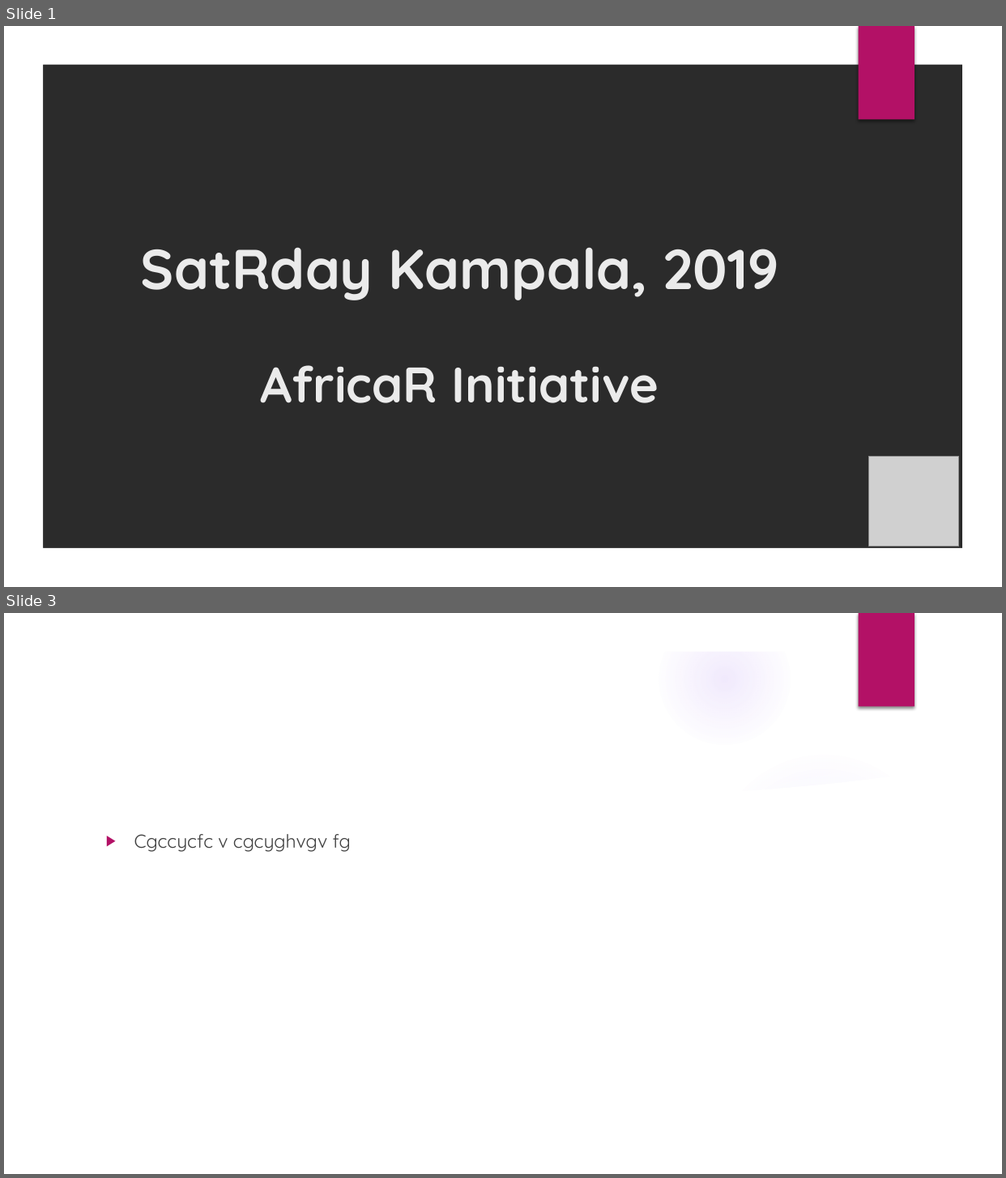
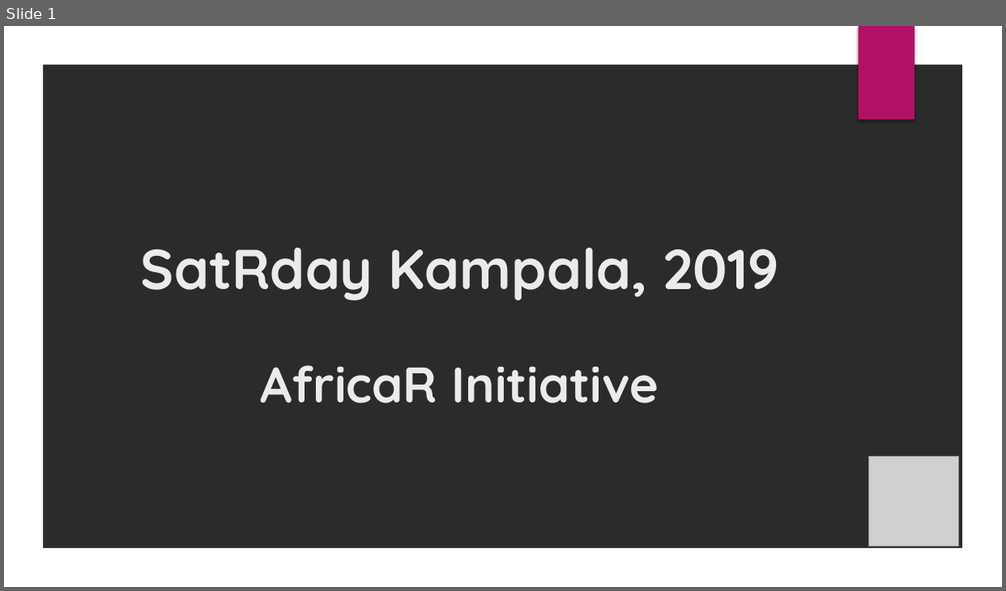
Before and after one commit to Shelmith-Kariuki/R, a slide deck: Trainings/Deck.pptx. Shown one above the other, each under a label of ours: slides 1 and 3 before the commit, slide 1 after it; the slides between them are not shown. The pictures are 1006x1178 and 1006x591 pixels, drawn with LibreOffice and Linux fonts; fonts in the diff are those of the drawing; grey boxes stand for pictures; background and template pictures are left out; a plain dark background stands for a picture behind light text. Boxes give left, top, right and bottom in pixels: in the first picture for what was removed or moved away, otherwise in the second. Text is boxed around its words. In the diff, an @@ line names an element or a change of style, - is before the commit and + after.

```diff
--- a/Trainings/Deck.pptx
+++ b/Trainings/Deck.pptx
@@ slide 3 removed at (x1=4, y1=613, x2=1002, y2=1174), background picture (left out); not listed: 2 template elements that a slide beside it also shows @@
@@ group removed at (x1=4, y1=614, x2=971, y2=1174): 5 ellipses, 2 freeform shapes @@
@@ text removed at (x1=134, y1=834, x2=351, y2=852) @@
-▶ Cgccycfc v cgcyghvgv fg
```
Also in this commit, not shown: 13 slides added, 1 other slide removed.
